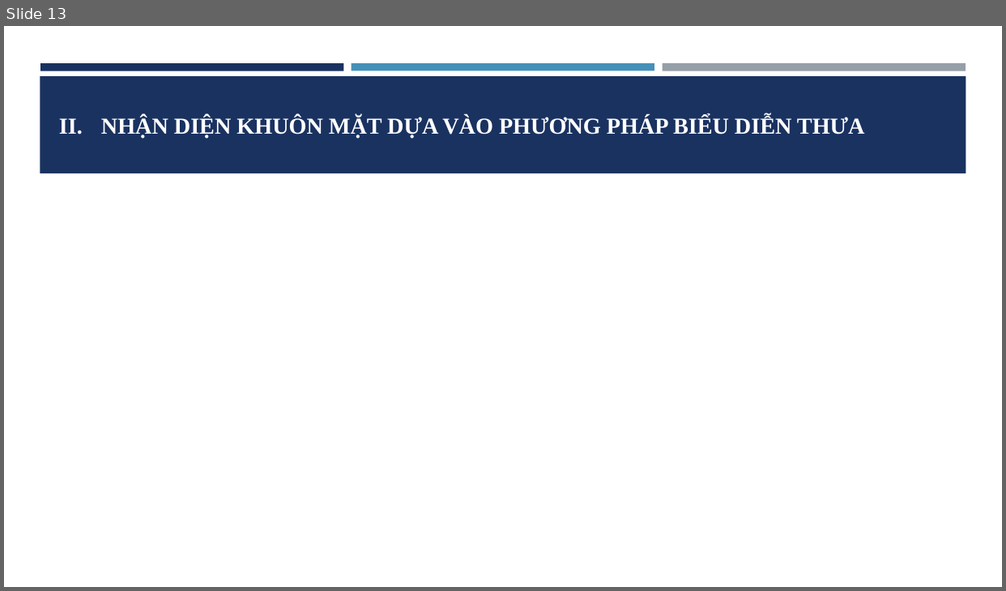
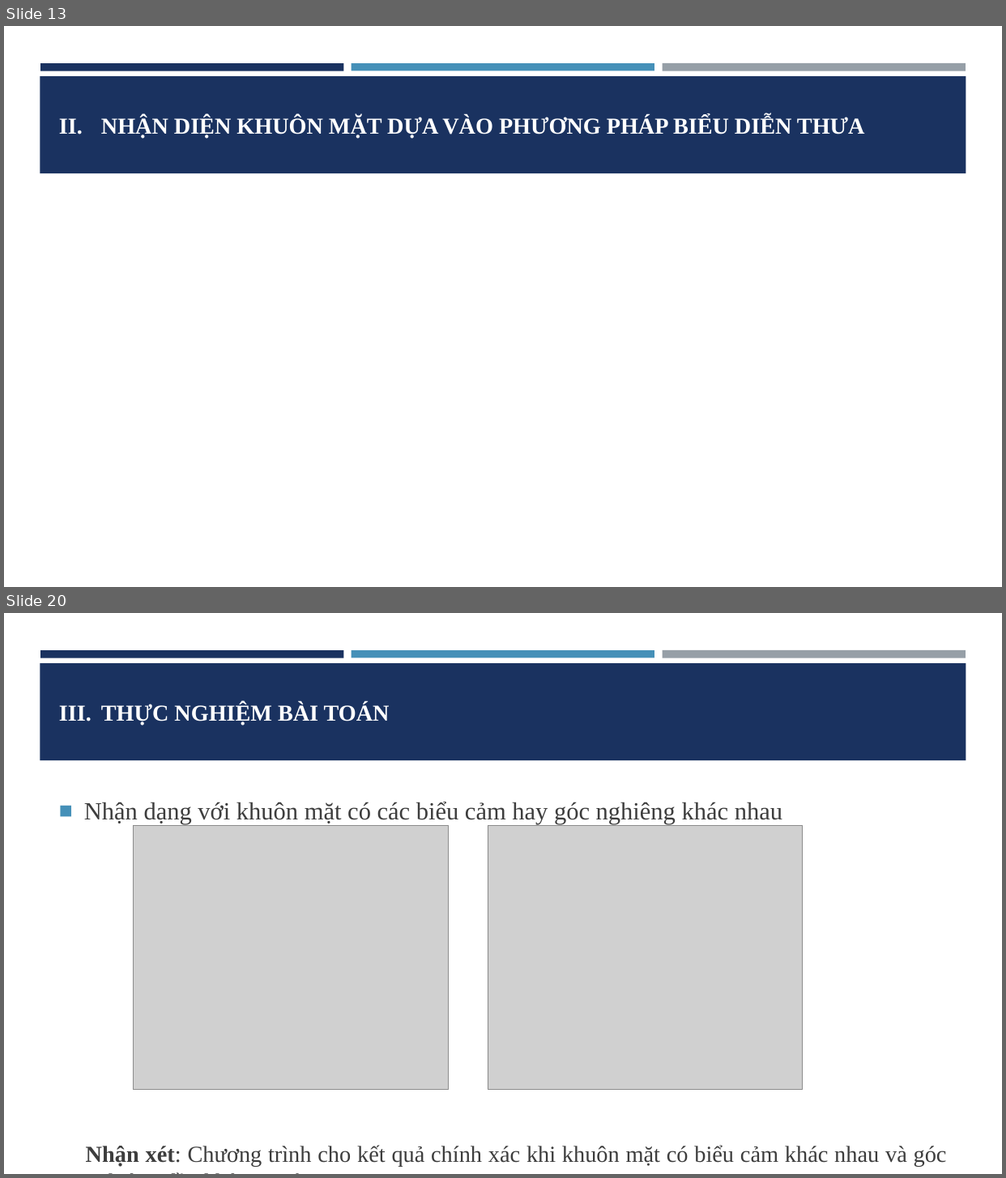
Before and after one commit to khactoan/Face-recognition-tool, a slide deck: Documents/Sparse representation-DangKhacToan.pptx. Shown one above the other, each under a label of ours: slide 13 before the commit, slides 13 and 20 after it; the slides between them are not shown. The pictures are 1006x591 and 1006x1178 pixels, drawn with LibreOffice and Linux fonts; fonts in the diff are those of the drawing; grey boxes stand for pictures. Boxes give left, top, right and bottom in pixels: in the first picture for what was removed or moved away, otherwise in the second. Text is boxed around its words. In the diff, an @@ line names an element or a change of style, - is before the commit and + after.

```diff
--- a/Documents/Sparse representation-DangKhacToan.pptx
+++ b/Documents/Sparse representation-DangKhacToan.pptx
@@ slide 20 added at box(4, 613, 1002, 1174), background #FFFFFF; not listed: 4 template elements that a slide beside it also shows @@
@@ title added at box(101, 703, 390, 725), 22 pt, text #FFFFFF, bold @@
+III. THỰC NGHIỆM BÀI TOÁN
@@ text added at box(84, 802, 947, 1166), 22.1 pt, text #3D3D3D @@
+■ Nhận dạng với khuôn mặt có các biểu cảm hay góc nghiêng khác nhau
+  Nhận xét: Chương trình cho kết quả chính xác khi khuôn mặt có biểu cảm khác nhau và góc nghiêng đầu không quá 350.
@@ picture added at box(133, 825, 448, 1089) @@
@@ picture added at box(488, 825, 803, 1089) @@
```
Also in this commit, not shown: 3 slides changed, 5 other slides added, 1 slide removed.
